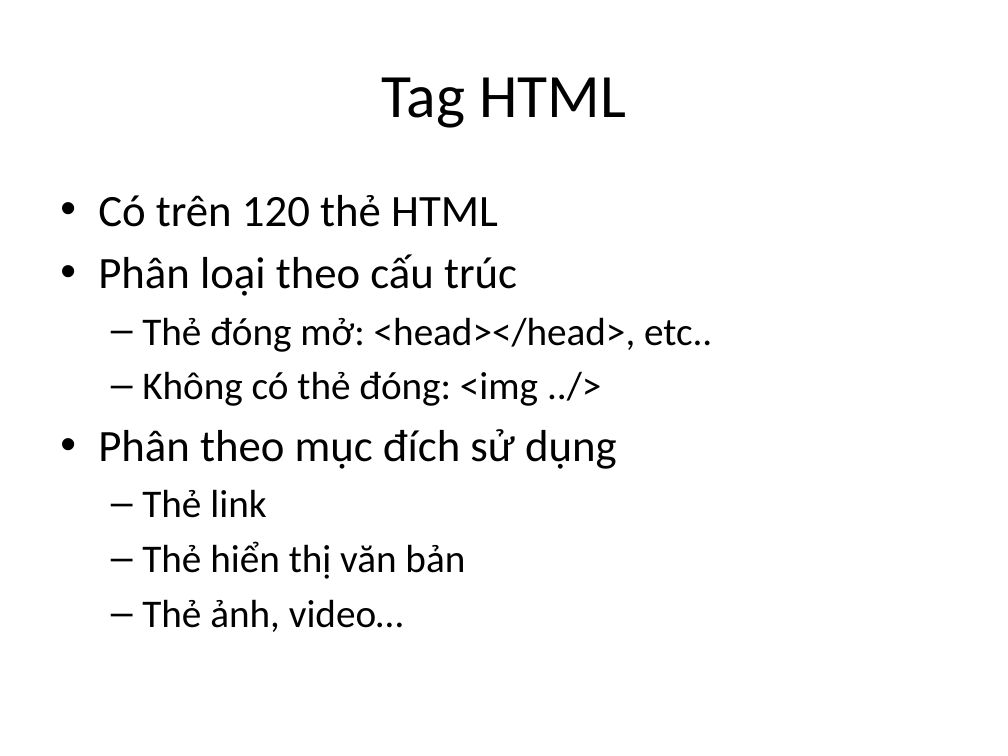
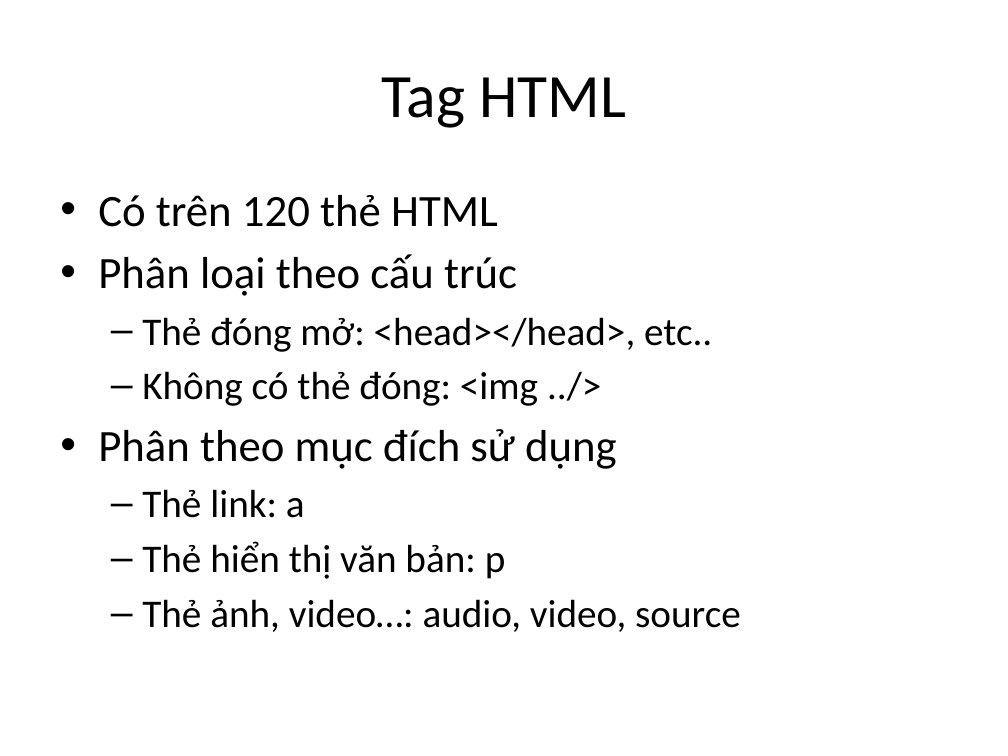
Before and after one commit to phithanh97cs/T3H, a slide deck: slide 5 of 1. Front-end/1. Kiến trúc web server - client(mục tiêu khóa học) và HTML CSS/2. Kiến thức cơ bản về HTML -CSS.pptx. Drawn at 1008x756 pixels with LibreOffice and Linux fonts; fonts in the diff are those of the drawing. Boxes give left, top, right and bottom in pixels: in the first picture for what was removed or moved away, otherwise in the second. Text is boxed around its words. In the diff, an @@ line names an element or a change of style, - is before the commit and + after.

Commit message:
slide add a,

```diff
--- a/1. Front-end/1. Kiến trúc web server - client(mục tiêu khóa học) và HTML CSS/2. Kiến thức cơ bản về HTML -CSS.pptx
+++ b/1. Front-end/1. Kiến trúc web server - client(mục tiêu khóa học) và HTML CSS/2. Kiến thức cơ bản về HTML -CSS.pptx
@@ text at bbox=[142, 489, 741, 632]: text changed @@
-  – Thẻ link
-  – Thẻ hiển thị văn bản
-  – Thẻ ảnh, video…
+  – Thẻ link: a
+  – Thẻ hiển thị văn bản: p
+  – Thẻ ảnh, video…: audio, video, source
```
